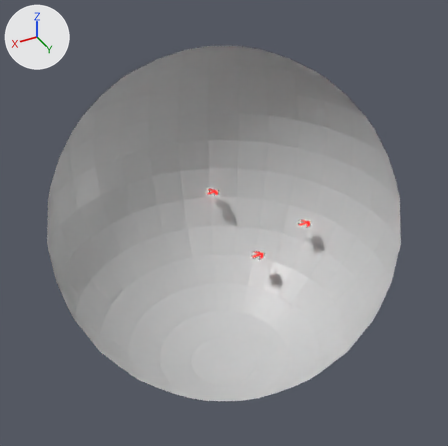
An edit to the Blender file src/scene2.blend, drawn before and after from the same camera.
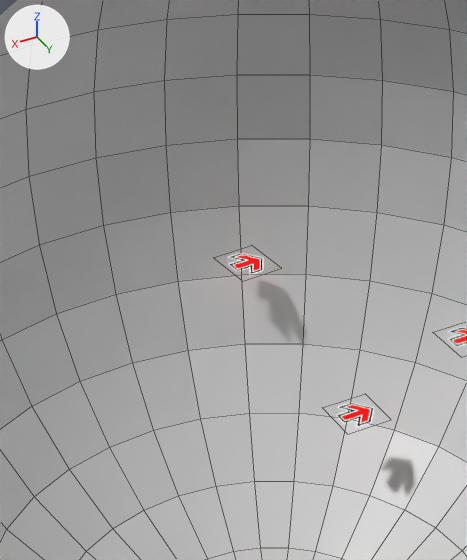
The first picture shows the older version from a camera (50 mm lens) standing at (19.2, 35.6, 26.2) and looking at (0.0, 0.0, 0.0). The close-ups show both versions on the part from 24% to 68% of the width and 18% to 71% of the height of that picture. Lighting does not change. The marker at upper left points along +X, +Y and +Z. The close-ups show mesh edges as thin lines. Everything nearer to the camera than a plane just in front of the edit is cut away.

The first close-up shows 'Sphere.002', 's2_3', 's2_4'.
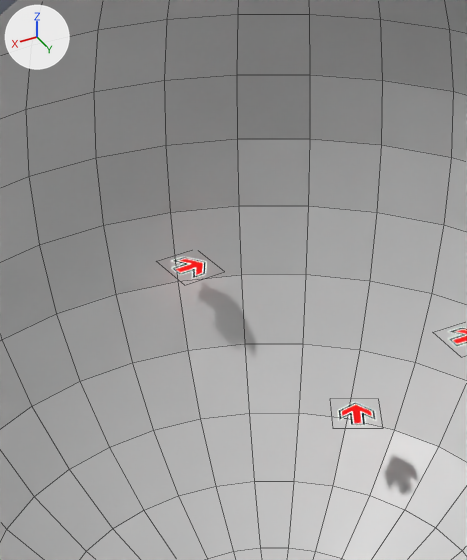
Scene script edits in JSON lines:
```json
{"op": "set", "path": "ob_s2_3.location", "old": "(-5.1, -11.83, -4.62)", "new": "(-2.89, -12.66, -4.62)"}
{"op": "set", "path": "ob_s2_4.rotation_euler", "old": "(0.025, 0.0, 3.151)", "new": "(0.025, 0.0, 4.245)", "note": "degrees (1.4, 0, 181) -> degrees (1.4, 0, 243)"}
```

Pixel boxes (x1, y1, x2, y2) of what changed, in the close-ups (467 x 560 px):
```json
{"object": "s2_3", "change": "moved", "before": [227, 253, 264, 275], "after": [171, 256, 207, 279]}
{"object": "s2_4", "change": "turned", "before": [336, 402, 374, 428], "after": [337, 402, 377, 425]}
```
